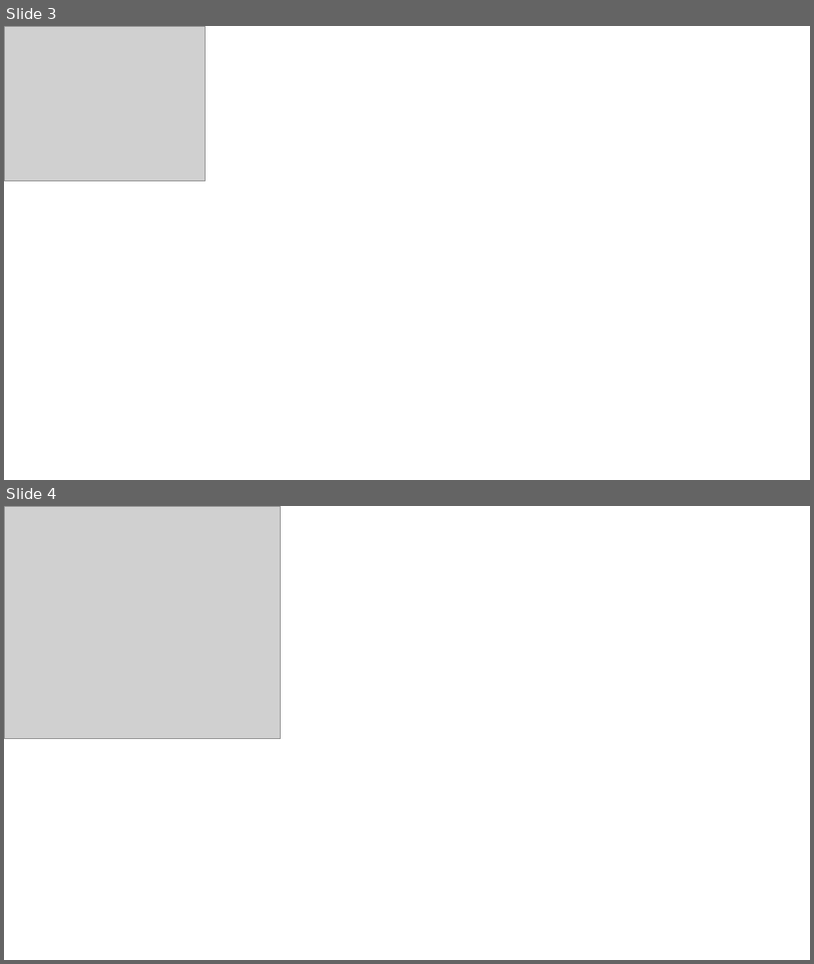
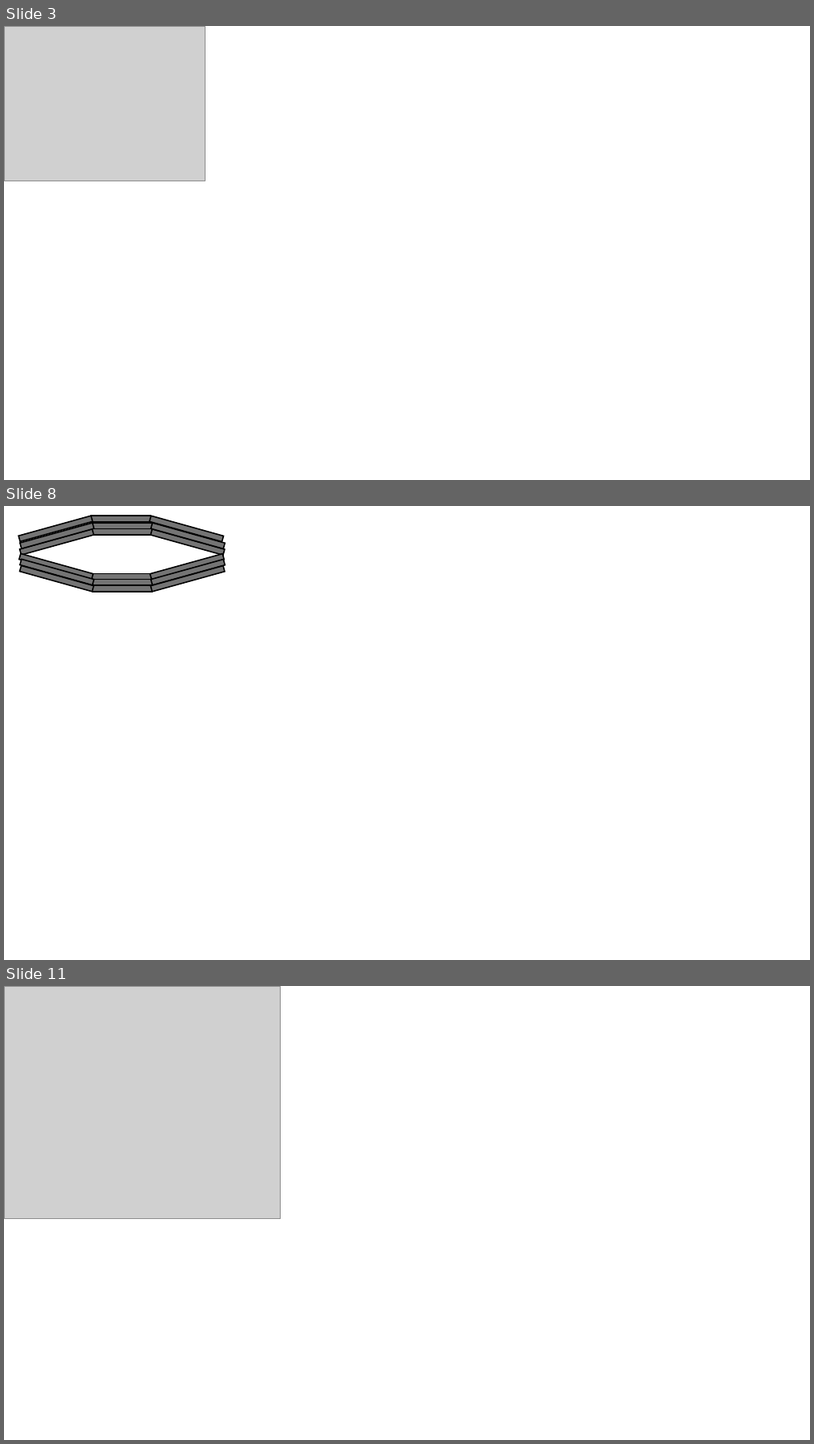
Before and after one commit to vidhisolanki/BellevilleWasher, a slide deck: Figures/Figures.pptx. Shown one above the other, each under a label of ours: slides 3 and 4 before the commit, slides 3, 8 and 11 after it; the slides between them are not shown. The pictures are 814x964 and 814x1444 pixels, drawn with LibreOffice and Linux fonts; fonts in the diff are those of the drawing; grey boxes stand for pictures. Boxes give left, top, right and bottom in pixels: in the first picture for what was removed or moved away, otherwise in the second. Text is boxed around its words. In the diff, an @@ line names an element or a change of style, - is before the commit and + after.

```diff
--- a/Figures/Figures.pptx
+++ b/Figures/Figures.pptx
@@ slide 8 added at [4, 506, 810, 960], background #FFFFFF @@
@@ rectangle added at [18, 516, 92, 541], fill #747474, outline #000000 1.5 pt @@
@@ rectangle added at [20, 528, 94, 555], fill #747474, outline #000000 1.5 pt @@
@@ rectangle added at [20, 523, 94, 548], fill #747474, outline #000000 1.5 pt @@
@@ rectangle added at [91, 516, 151, 522], fill #747474, outline #000000 1.5 pt @@
@@ rectangle added at [92, 529, 152, 535], fill #747474, outline #000000 1.5 pt @@
@@ rectangle added at [92, 523, 152, 529], fill #747474, outline #000000 1.5 pt @@
@@ rectangle added at [150, 516, 224, 541], fill #747474, outline #000000 1.5 pt @@
@@ rectangle added at [151, 528, 225, 555], fill #747474, outline #000000 1.5 pt @@
@@ rectangle added at [151, 523, 225, 548], fill #747474, outline #000000 1.5 pt @@
@@ rectangle added at [19, 553, 93, 580], fill #747474, outline #000000 1.5 pt @@
@@ rectangle added at [150, 553, 224, 580], fill #747474, outline #000000 1.5 pt @@
@@ rectangle added at [20, 559, 94, 585], fill #747474, outline #000000 1.5 pt @@
@@ rectangle added at [20, 566, 94, 592], fill #747474, outline #000000 1.5 pt @@
@@ rectangle added at [92, 574, 152, 580], fill #747474, outline #000000 1.5 pt @@
@@ rectangle added at [151, 559, 225, 585], fill #747474, outline #000000 1.5 pt @@
@@ rectangle added at [151, 566, 225, 592], fill #747474, outline #000000 1.5 pt @@
@@ rectangle added at [92, 586, 152, 592], fill #747474, outline #000000 1.5 pt @@
@@ rectangle added at [93, 579, 153, 585], fill #747474, outline #000000 1.5 pt @@
@@ what was slide 4 is now slide 11 @@
```
Also in this commit, not shown: 6 other slides added, 21 other files.
